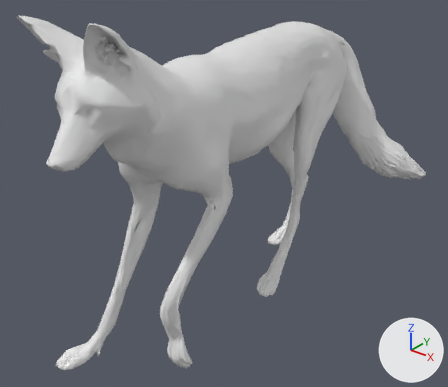
Renders of the glTF model 42/media/models_X/Skinned/KWC_Coyote.glb from each side of a commit.
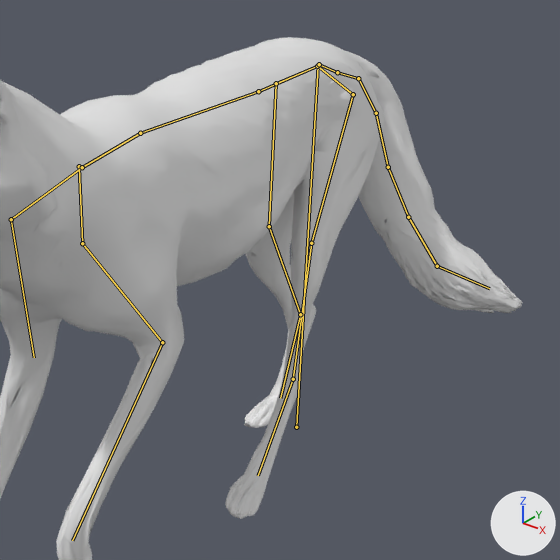
Old and new are each drawn whole from a camera (50 mm lens) standing at (0.347, -0.58, 0.395) and looking at (0.006, -0.154, 0.13) and again close up on the part from 28% to 100% of the width and 0% to 83% of the height. Every picture has the same lights, and +X, +Y and +Z are marked at lower right. The first two pictures are the older version. Both versions are drawn at frame 10 of the action 'Rac_Walk'; the numbers are the values there. The bones that change, and the others that lie on the model, are drawn over the model as lines in the close-ups.

The first close-up shows 'output_unwrapped'.
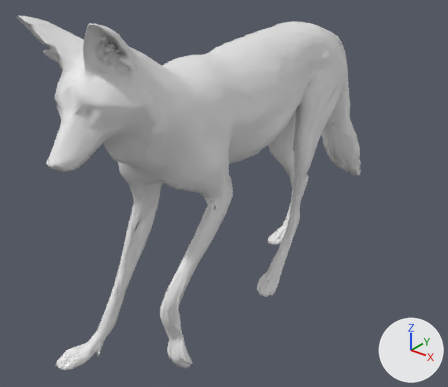
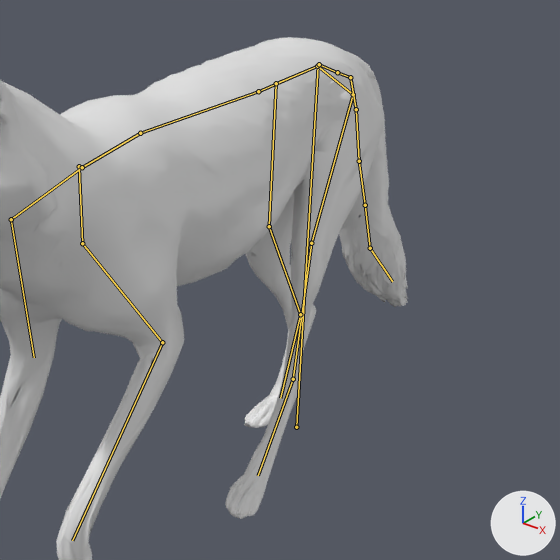
Changed parts and their boxes [x1, y1, x2, y2] in the close-ups (560 x 560 px):
'output_unwrapped', posed
    before: [0, 37, 523, 560]
    after: [0, 37, 408, 560]
bone 'tail01', root to tip
    before: (337, 72) to (358, 78)
    after: (337, 72) to (350, 77)
bone 'tail02', root to tip
    before: (358, 78) to (376, 113)
    after: (350, 77) to (356, 109)
bone 'tail03', root to tip
    before: (376, 113) to (388, 167)
    after: (356, 109) to (359, 161)
bone 'tail04', root to tip
    before: (388, 167) to (408, 217)
    after: (359, 161) to (365, 205)
bone 'tail05', root to tip
    before: (408, 217) to (437, 266)
    after: (365, 205) to (370, 248)
bone 'tail06', root to tip
    before: (437, 266) to (489, 288)
    after: (370, 248) to (392, 281)

What the commit changed:
Bone 'tail01' (bone_tail01) turns from (-8, 0, 1) to (4, 0, 0) degrees about its own x, y and z.
Bone 'tail02' (bone_tail02) turns from (-8, 1, 4) to (2, -5, -1) degrees about its own x, y and z.
Bone 'tail03' (bone_tail03) turns from (-6, 1, 6) to (0, -6, -2) degrees about its own x, y and z.
Bone 'tail04' (bone_tail04) turns from (-5, 1, 4) to (0, -4, -4) degrees about its own x, y and z.
Bone 'tail05' (bone_tail05) turns from (-8, 0, -1) to (0, 1, 1) degrees about its own x, y and z.
Bone 'tail06' (bone_tail06) turns from (-11, -1, -7) to (1, 5, 8) degrees about its own x, y and z.
